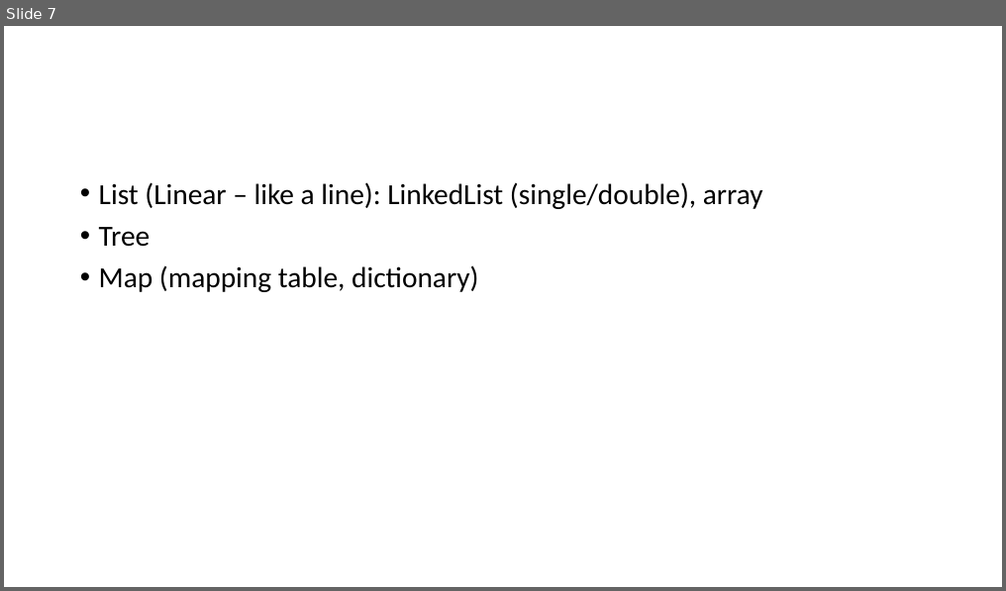
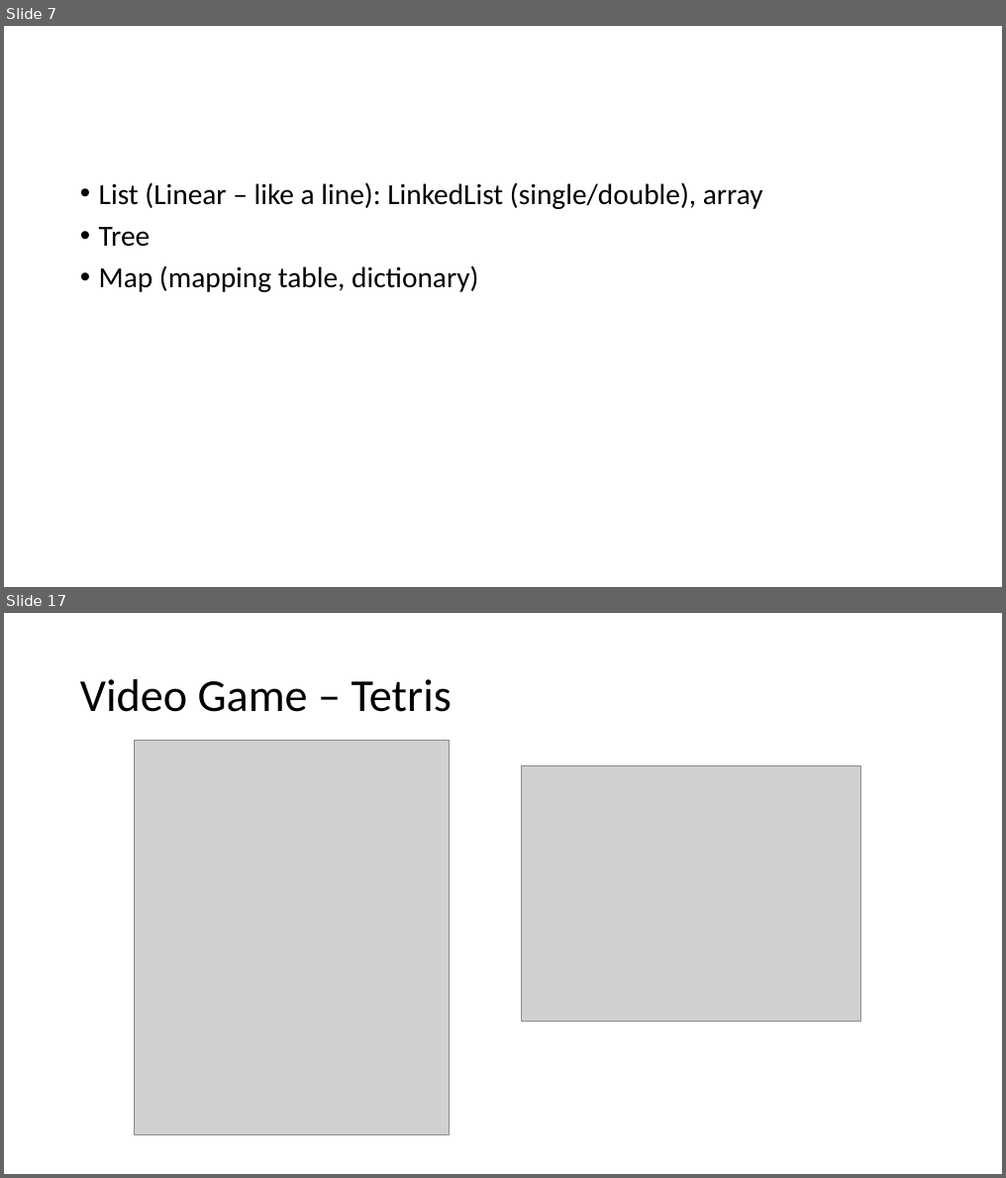
Before and after one commit to brianwhu/fun-in-js, a slide deck: documents/DataStructures.pptx. Shown one above the other, each under a label of ours: slide 7 before the commit, slides 7 and 17 after it; the slides between them are not shown. The pictures are 1006x591 and 1006x1178 pixels, drawn with LibreOffice and Linux fonts; fonts in the diff are those of the drawing; grey boxes stand for pictures. Boxes give left, top, right and bottom in pixels: in the first picture for what was removed or moved away, otherwise in the second. Text is boxed around its words. In the diff, an @@ line names an element or a change of style, - is before the commit and + after.

```diff
--- a/documents/DataStructures.pptx
+++ b/documents/DataStructures.pptx
@@ slide 17 added at (x1=4, y1=613, x2=1002, y2=1174), background #FFFFFF @@
@@ title added at (x1=80, y1=679, x2=451, y2=712), 44 pt, text #000000 @@
+Video Game – Tetris
@@ picture added at (x1=135, y1=741, x2=450, y2=1136) @@
@@ picture added at (x1=522, y1=766, x2=861, y2=1022) @@
```
Also in this commit, not shown: 17 other slides added, 6 other files.
